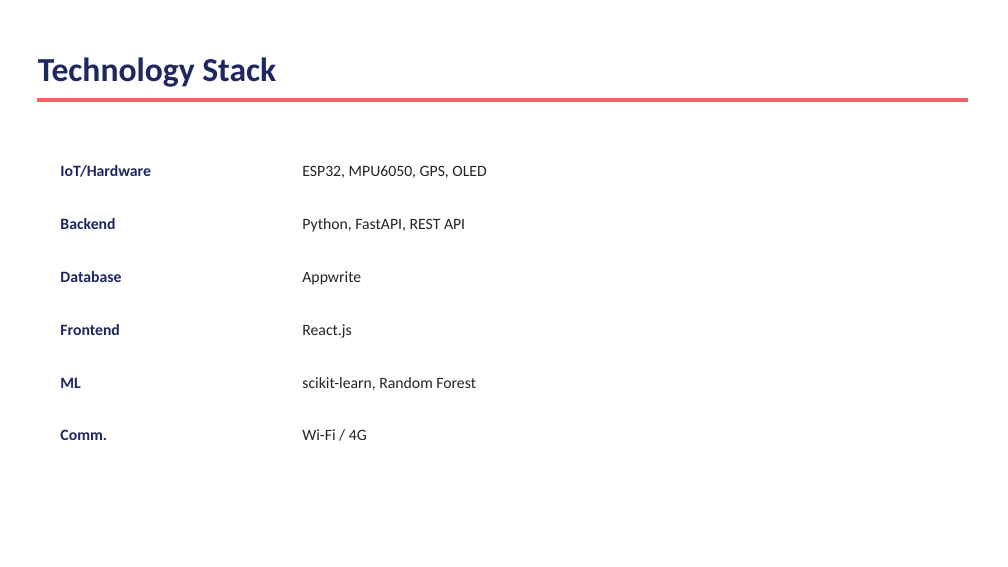
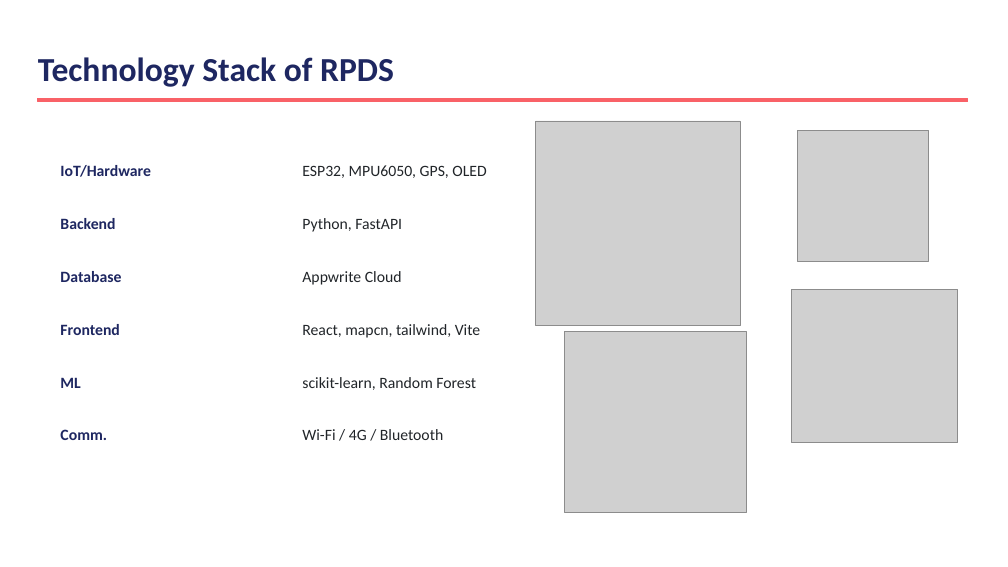
Before and after one commit to yahyazoom17/RPDS, a slide deck: slide 8 of pothole-review.pptx (slide 9 before the commit). Drawn at 1008x567 pixels with LibreOffice and Linux fonts; fonts in the diff are those of the drawing; grey boxes stand for pictures. Boxes give left, top, right and bottom in pixels: in the first picture for what was removed or moved away, otherwise in the second. Text is boxed around its words. In the diff, an @@ line names an element or a change of style, - is before the commit and + after.

```diff
--- a/pothole-review.pptx
+++ b/pothole-review.pptx
@@ text at box(38, 57, 394, 87): text changed @@
-Technology Stack
+Technology Stack of RPDS
@@ picture added at box(536, 121, 740, 325) @@
@@ picture added at box(798, 130, 929, 261) @@
@@ text at box(302, 218, 402, 232): text changed @@
-Python, FastAPI, REST API
+Python, FastAPI
@@ text at box(302, 271, 402, 285): text changed @@
-Appwrite
+Appwrite Cloud
@@ picture added at box(792, 290, 958, 443) @@
@@ text at box(302, 324, 480, 338): text changed @@
-React.js
+React, mapcn, tailwind, Vite
@@ picture added at box(565, 332, 746, 513) @@
@@ text at box(302, 429, 443, 440): text changed @@
-Wi-Fi / 4G
+Wi-Fi / 4G / Bluetooth
```
Also in this commit, not shown: 10 other slides changed, 2 slides removed, 24 other files.
